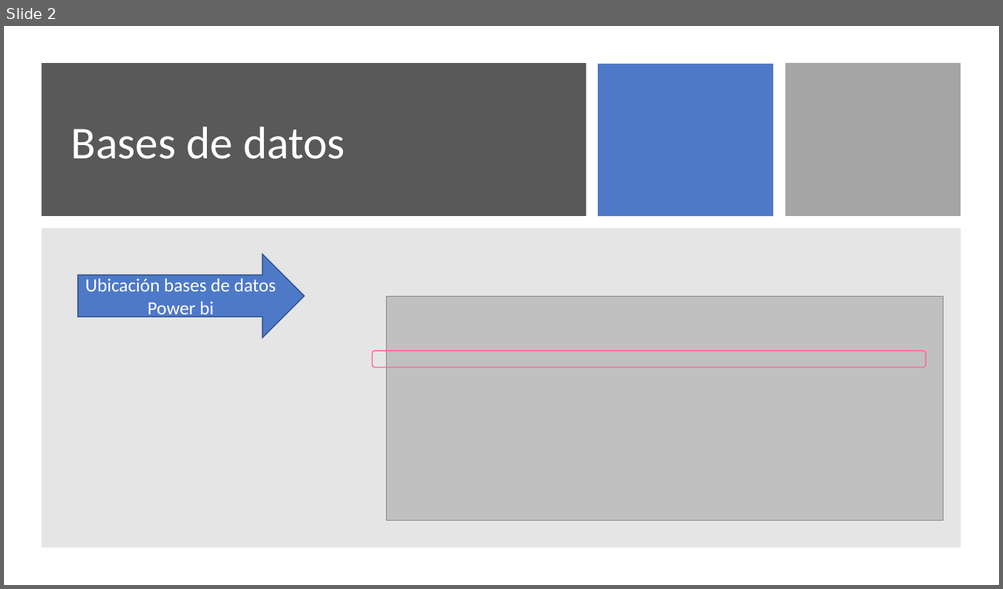
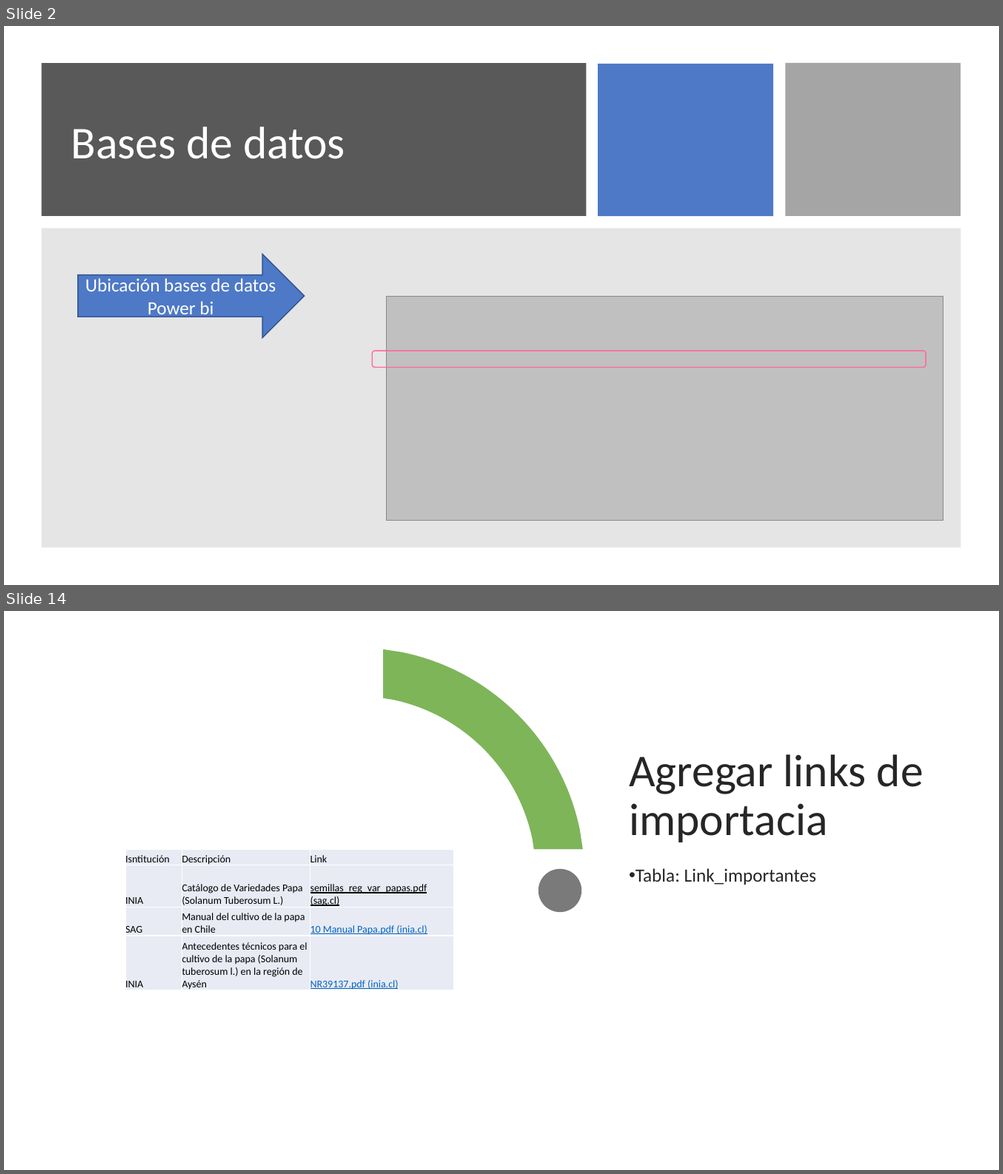
Before and after one commit to Sud-Austral/DATA-AGRO, a slide deck: DATAAGRO_papa/Power Bi_PAPA.pptx. Shown one above the other, each under a label of ours: slide 2 before the commit, slides 2 and 14 after it; the slides between them are not shown. The pictures are 1003x589 and 1003x1174 pixels, drawn with LibreOffice and Linux fonts; fonts in the diff are those of the drawing; grey boxes stand for pictures. Boxes give left, top, right and bottom in pixels: in the first picture for what was removed or moved away, otherwise in the second. Text is boxed around its words. In the diff, an @@ line names an element or a change of style, - is before the commit and + after.

```diff
--- a/DATAAGRO_papa/Power Bi_PAPA.pptx
+++ b/DATAAGRO_papa/Power Bi_PAPA.pptx
@@ slide 14 added at bbox=[4, 611, 999, 1170], background #FFFFFF @@
@@ freeform shape added at bbox=[383, 649, 583, 849], fill #70AD47 at 90% opacity @@
@@ title added at bbox=[629, 755, 923, 843], 44 pt, text #262626 @@
+Agregar links de importacia
@@ table added at bbox=[125, 850, 454, 993], 4 rows, 3 columns @@
+Isntitución | Descripción | Link
+INIA | Catálogo de Variedades Papa (Solanum Tuberosum L.) | semillas_reg_var_papas.pdf (sag.cl)
+SAG | Manual del cultivo de la papa en Chile | 10 Manual Papa.pdf (inia.cl)
+INIA | Antecedentes técnicos para el cultivo de la papa (Solanum tuberosum l.) en la región de Aysén | NR39137.pdf (inia.cl)
@@ ellipse added at bbox=[538, 869, 581, 912], fill #595959 at 80% opacity @@
@@ text added at bbox=[635, 869, 816, 885], 18 pt, text #262626 @@
+• Tabla: Link_importantes
```
Also in this commit, not shown: 1 slide changed, 11 other slides added, 30 slides removed, 7 other files.
